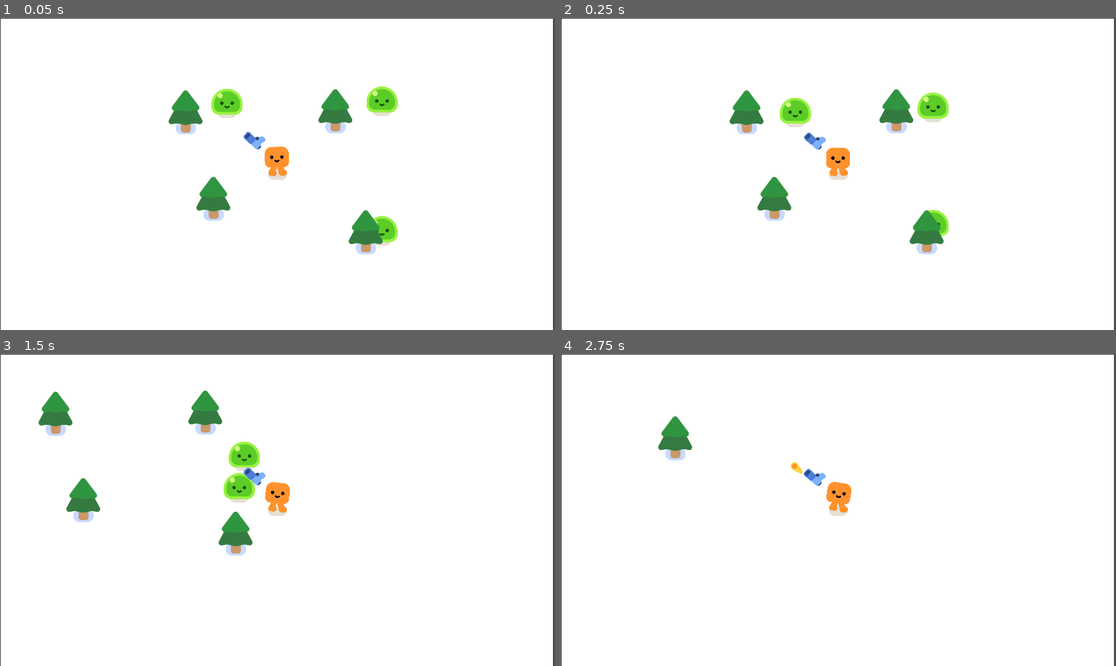
Above: before the commit, frames 1-4 (two rows, left to right).
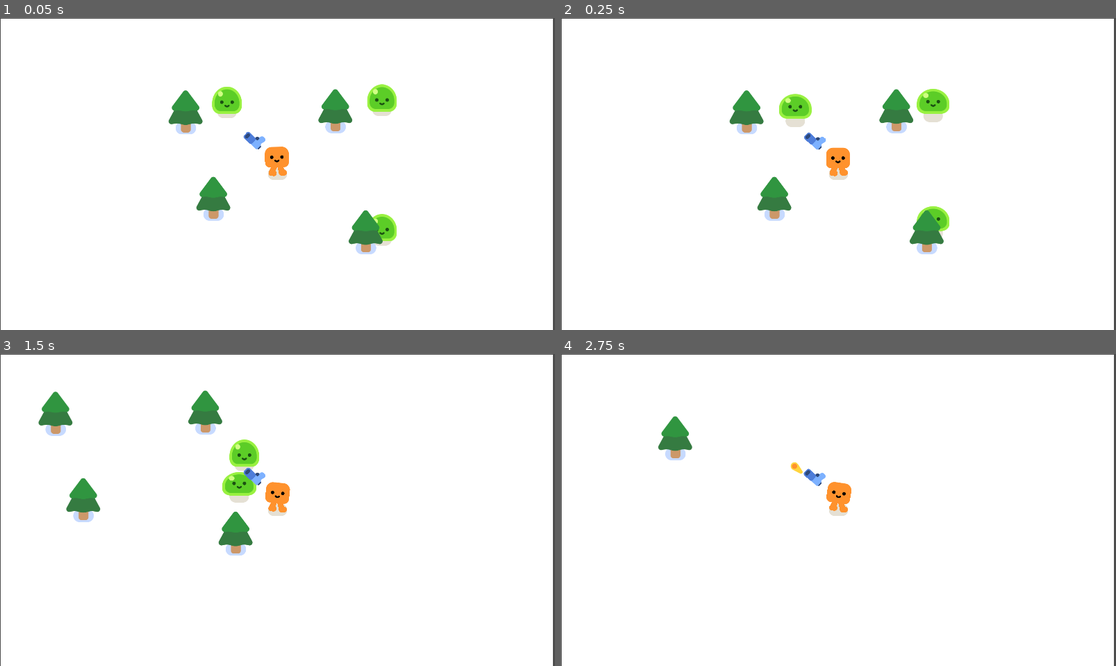
Above: after the commit, the same moments.

Repository: lenooshiro/squaresurvivors
Game: Godot game, scene res://survivors_game.tscn
Two runs of this game, one before a commit and one after it. Both use one fixed random seed, a clock stepped at 60 frames per second and the inputs below.
Inputs:
- Up to frame 1 (0.05 s): no input
- Up to frame 2 (0.25 s): no input
- Up to frame 3 (1.5 s): hold D (move_right) 0.53-1.28 s; hold S (move_down) from 1.28 s (still down)
- Up to frame 4 (2.75 s): release S (move_down) at 2.03 s; hold D (move_right) from 2.03 s (still down)

The runs differ from the first frame. In frame 1, 0.4% of the frame differs, in the area x 38-72%, y 21-72%; in frame 2, 0.8%, in the area x 39-70%, y 22-70%; in frame 3, 0.4%; in frame 4, nothing differs.

Commit message:
Walk and hurt animation for mobs

Diff:
--- a/mob.gd
+++ b/mob.gd
@@ -2,6 +2,9 @@
 
 var health = 3
 @onready var player = get_node("/root/Game/Player")
+
+func _ready():
+	%Slime.play_walk()
 
 func _physics_process(delta: float) -> void:
 	var direction = global_position.direction_to(player.global_position)
@@ -10,5 +13,6 @@
 
 func take_damage():
 	health -= 1
+	$Slime.play_hurt()
 	if health == 0:
 		queue_free()
--- a/mob.tscn
+++ b/mob.tscn
@@ -12,6 +12,7 @@
 script = ExtResource("1_nokgg")
 
 [node name="Slime" parent="." instance=ExtResource("1_dy6sc")]
+unique_name_in_owner = true
 
 [node name="CollisionShape2D" type="CollisionShape2D" parent="."]
 position = Vector2(0, -29)
